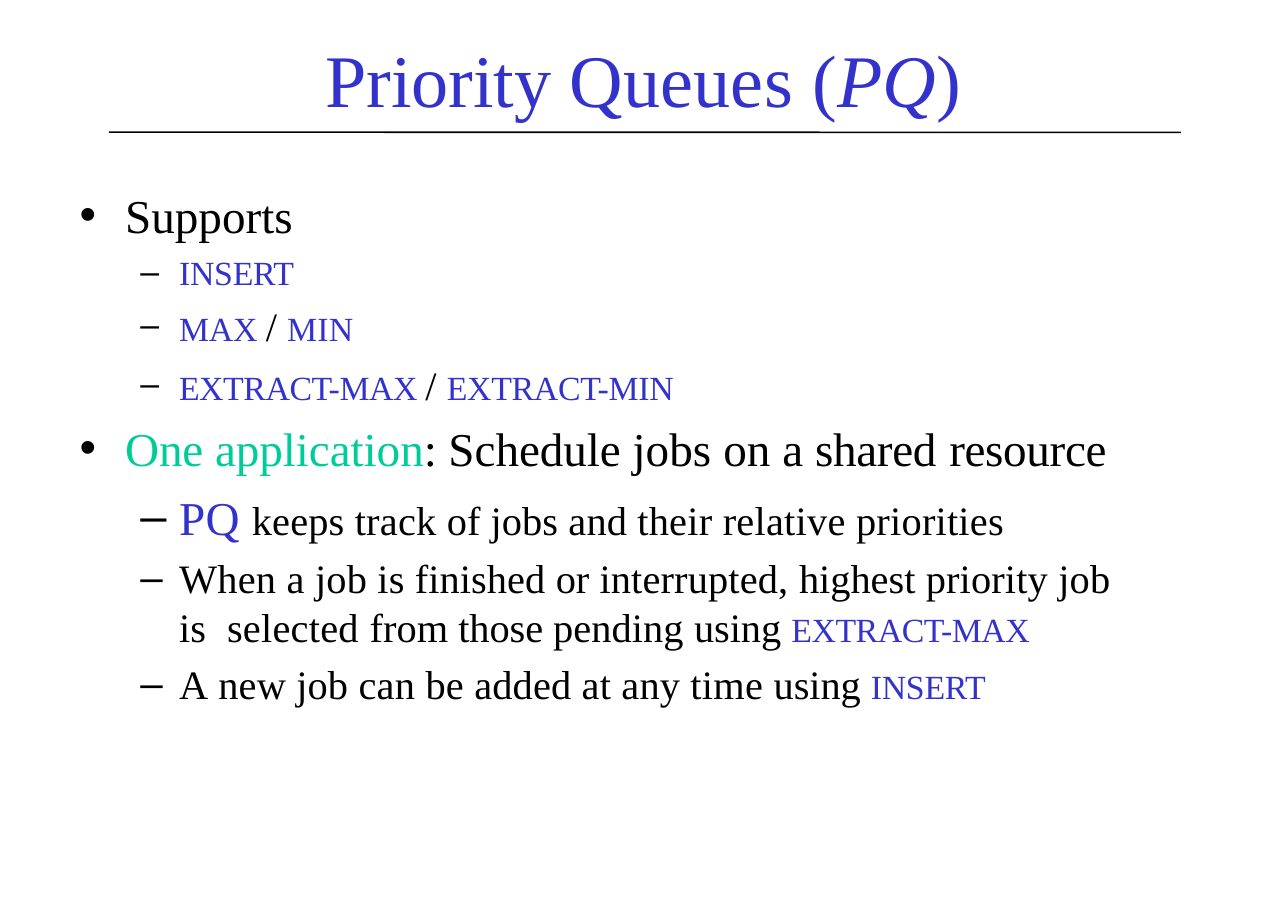
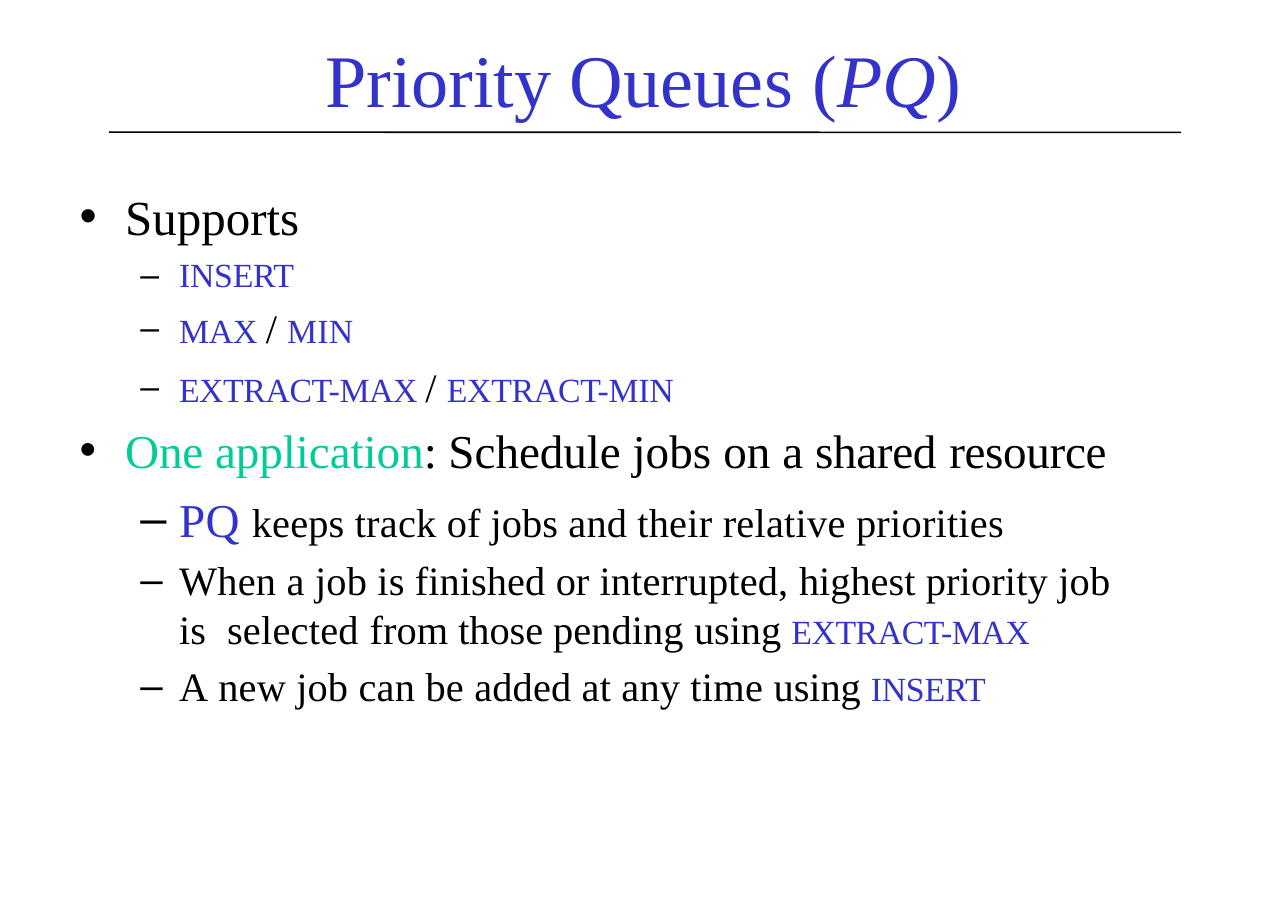
Before and after one commit to FurkanGozukara/CSE214_2018, a slide deck: slide 52 of Lecture Slides/07-Heapsort.pptx. Drawn at 1288x910 pixels with LibreOffice and Linux fonts; fonts in the diff are those of the drawing. Boxes give left, top, right and bottom in pixels: in the first picture for what was removed or moved away, otherwise in the second. Text is boxed around its words. In the diff, an @@ line names an element or a change of style, - is before the commit and + after.

```diff
--- a/Lecture Slides/07-Heapsort.pptx
+++ b/Lecture Slides/07-Heapsort.pptx
@@ text at (125, 202, 299, 245): size 30.9 to 32 pt in "Supports" @@
```
Also in this commit, not shown: 5 other slides changed, 52 other files.
